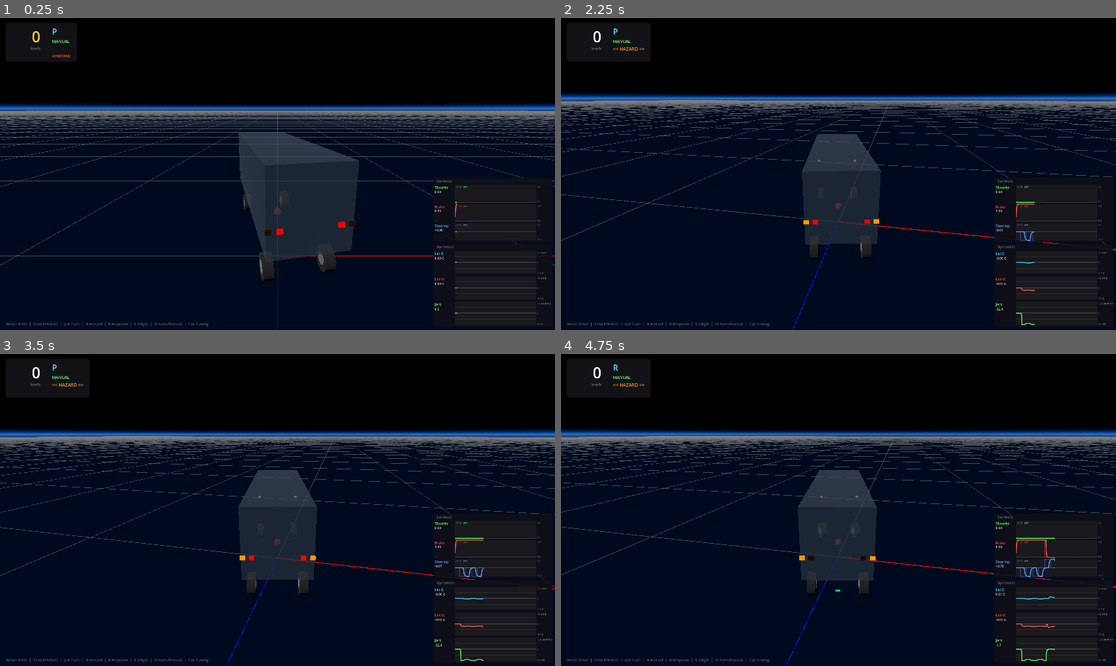
Above: before the commit, frames 1-4 (two rows, left to right).
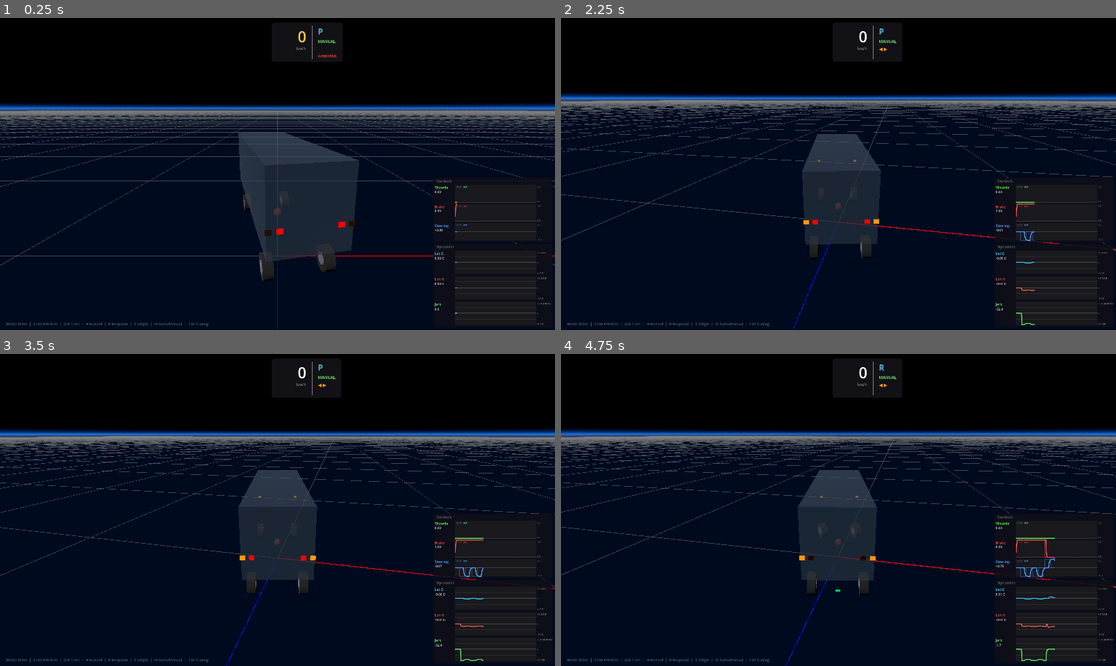
Above: after the commit, the same moments.

Repository: yukkysaito/godot_based_autoware_planning_simulator
Game: Godot game, scene res://main.tscn
Same seed, same stepped clock (60 frames per second), same inputs: the game is played once before the commit and once after it.
Inputs (mouse positions are in pixels of both pictures, inside the frame that each line leads up to):
- Up to frame 1 (0.25 s): no input
- Up to frame 2 (2.25 s): tap Enter at 0.5 s; move the mouse to (960, 158) at 0.52 s; hold D 0.53-1.25 s; tap Q at 0.6 s; click (960, 158) at 0.67 s; drag from (727, 189) to (810, 236) at 1.27 s; move the mouse to (894, 105) at 2.02 s; hold D from 2.03 s (still down); tap H at 2.1 s
- Up to frame 3 (3.5 s): release D at 2.75 s; drag from (249, 572) to (111, 463) at 2.77 s
- Up to frame 4 (4.75 s): move the mouse to (1005, 556) at 3.52 s; hold A 3.53-4.25 s; hold 2 3.53-4.25 s; drag from (672, 463) to (755, 432) at 4.27 s

The runs differ from the first frame. In frame 1, 0.2% of the frame differs, in the area x 5-61%, y 2-14%; in frame 2, 0.2%; in frame 3, 0.2%; in frame 4, 0.2%.

Commit message:
Add hatched road markings & parking lot polygons, center HUD, improve fetch resilience
- Render hatched_road_markings and parking_lot polygons from lanelet2 map
- Move HUD dashboard from top-left to top-center, use triangle symbols for turn signals
- Add fetch timeout with retry for lanelet bridge late-start scenarios
- Guard against stale service responses to prevent double-fetch

Co-Authored-By: Claude Opus 4.6 (1M context) <noreply@anthropic.com>

Diff:
--- a/lanelet_map.gd
+++ b/lanelet_map.gd
@@ -16,6 +16,8 @@
 var _fetched_batches: int = 0
 var _all_lanelets: Array = []
 var _all_intersection_areas: Array = []
+var _all_hatched_road_markings: Array = []
+var _all_parking_lots: Array = []
 var _all_road_borders: Array = []
 var _all_shoulders: Array = []
 var _all_road_markings: Array = []
@@ -23,11 +25,19 @@
 var _built: bool = false
 var _fetching: bool = false
 var _retry_timer: float = 0.0
+var _fetch_timeout: float = 0.0
 
 signal map_loaded
 
 func _process(delta):
-	if _built or _fetching or not ros_bridge:
+	if _built or not ros_bridge:
+		return
+	if _fetching:
+		_fetch_timeout += delta
+		if _fetch_timeout > 2.0:
+			print("[LaneletMap] Fetch timed out, will retry...")
+			_fetching = false
+			_fetch_timeout = 0.0
 		return
 	if not ros_bridge.viewer_offset_valid:
 		return
@@ -40,6 +50,7 @@
 	# Step 1: call batch_count service
 	print("[LaneletMap] Requesting batch count...")
 	_fetching = true
+	_fetch_timeout = 0.0
 	ros_bridge._send_json({
 		"op": "call_service",
 		"service": "/godot/lanelet_batch_count",
@@ -50,14 +61,17 @@
 
 func handle_service_response(id: String, values: Dictionary):
 	## Called by ros_bridge when a service response arrives.
+	if not _fetching:
+		return  # ignore stale responses from timed-out requests
+	_fetch_timeout = 0.0
 	if id == "lanelet_batch_count":
 		var count = int(values.get("message", "0"))
 		var success = values.get("success", false)
 		if success and count > 0:
 			_total_batches = count
 			_fetched_batches = 0
+			_clear_accumulated_data()
 			print("[LaneletMap] %d batches available, fetching..." % count)
-			# Request first batch (with reset=true)
 			_fetch_next_batch(true)
 		else:
 			print("[LaneletMap] No batches available yet, retrying...")
@@ -80,6 +94,16 @@
 			_fetching = false
 			_build_map()
 
+func _clear_accumulated_data():
+	_all_lanelets = []
+	_all_intersection_areas = []
+	_all_hatched_road_markings = []
+	_all_parking_lots = []
+	_all_road_borders = []
+	_all_shoulders = []
+	_all_road_markings = []
+	_all_traffic_light_groups = []
+
 func _fetch_next_batch(reset: bool):
 	ros_bridge._send_json({
 		"op": "call_service",
@@ -92,6 +116,8 @@
 func _ingest_batch(data: Dictionary):
 	_all_lanelets.append_array(data.get("lanelets", []))
 	_all_intersection_areas.append_array(data.get("intersection_areas", []))
+	_all_hatched_road_markings.append_array(data.get("hatched_road_markings", []))
+	_all_parking_lots.append_array(data.get("parking_lots", []))
 	_all_road_borders.append_array(data.get("road_borders", []))
 	_all_shoulders.append_array(data.get("shoulders", []))
 	_all_road_markings.append_array(data.get("road_markings", []))
@@ -101,8 +127,9 @@
 	_built = true
 	var lanelets = _all_lanelets
 	var ia_list = _all_intersection_areas
-	print("[LaneletMap] Building: %d ll, %d ia, %d rb, %d sh, %d rm" % [
-		lanelets.size(), ia_list.size(), _all_road_borders.size(),
+	print("[LaneletMap] Building: %d ll, %d ia, %d hm, %d pk, %d rb, %d sh, %d rm" % [
+		lanelets.size(), ia_list.size(), _all_hatched_road_markings.size(),
+		_all_parking_lots.size(), _all_road_borders.size(),
 		_all_shoulders.size(), _all_road_markings.size()])
 
 	if lanelets.size() == 0 and ia_list.size() == 0:
@@ -128,6 +155,18 @@
 			continue
 		_triangulate_fan(_to_godot_points(pts_raw), all_vertices, all_indices)
 		ia_tris += pts_raw.size() - 2
+
+	for hm in _all_hatched_road_markings:
+		var pts_raw: Array = hm.get("points", [])
+		if pts_raw.size() < 3:
+			continue
+		_triangulate_fan(_to_godot_points(pts_raw), all_vertices, all_indices)
+
+	for pk in _all_parking_lots:
+		var pts_raw: Array = pk.get("points", [])
+		if pts_raw.size() < 3:
+			continue
+		_triangulate_fan(_to_godot_points(pts_raw), all_vertices, all_indices)
 
 	var sh_tris := 0
 	for sh in _all_shoulders:
--- a/main.gd
+++ b/main.gd
@@ -230,9 +230,9 @@
 	hud.name = "HUD"
 	add_child(hud)
 
-	# --- Dashboard panel (top-left) ---
+	# --- Dashboard panel (top-center) ---
 	_dash_panel = PanelContainer.new()
-	_dash_panel.position = Vector2(20, 16)
+	_dash_panel.position = Vector2(20, 16)  # updated dynamically in _update_telemetry_position
 	var dash_style = _make_panel_style(Color(0.08, 0.08, 0.1, 0.88), 10)
 	dash_style.content_margin_left = 20
 	dash_style.content_margin_right = 20
@@ -365,13 +365,13 @@
 		_dash_speed.add_theme_color_override("font_color", Color.WHITE)
 
 	if car.hazard_lights:
-		_dash_lights.text = "<< HAZARD >>"
+		_dash_lights.text = "◀ ▶"
 		_dash_lights.add_theme_color_override("font_color", Color(1.0, 0.6, 0.1))
 	elif car.current_turn_signal == car.TurnSignal.LEFT:
-		_dash_lights.text = "<< LEFT"
+		_dash_lights.text = "◀"
 		_dash_lights.add_theme_color_override("font_color", Color(0.2, 1.0, 0.4))
 	elif car.current_turn_signal == car.TurnSignal.RIGHT:
-		_dash_lights.text = "RIGHT >>"
+		_dash_lights.text = "▶"
 		_dash_lights.add_theme_color_override("font_color", Color(0.2, 1.0, 0.4))
 	else:
 		_dash_lights.text = ""
@@ -457,10 +457,12 @@
 	telemetry.position = Vector2(vp.x - telemetry.size.x - 10, vp.y - telemetry.size.y - 10)
 	control_telemetry.position = Vector2(vp.x - control_telemetry.size.x - 10,
 		telemetry.position.y - control_telemetry.size.y - 5)
+	# Center dashboard panel at top
+	_dash_panel.position = Vector2((vp.x - _dash_panel.size.x) / 2, 16)
 	# Bottom-left hotkey bar
 	info_label.position = Vector2(20, vp.y - 30)
 	# Center-top notification
-	respawn_label.position = Vector2(vp.x / 2 - 100, 16)
+	respawn_label.position = Vector2(vp.x / 2 - 100, 60)
 
 func _make_panel_style(bg_color: Color, radius: int) -> StyleBoxFlat:
 	var s = StyleBoxFlat.new()
--- a/ros_bridge.gd
+++ b/ros_bridge.gd
@@ -458,6 +458,8 @@
 func _handle_service_response(data: Dictionary):
 	var id = data.get("id", "")
 	var values = data.get("values", {})
+	if not values is Dictionary:
+		values = {}
 	# Forward to lanelet_map if it's a lanelet-related response
 	if lanelet_map and is_instance_valid(lanelet_map):
 		if id in ["lanelet_batch_count", "lanelet_batch"]:
Not shown, changed: scripts/lanelet_bridge_node.py
